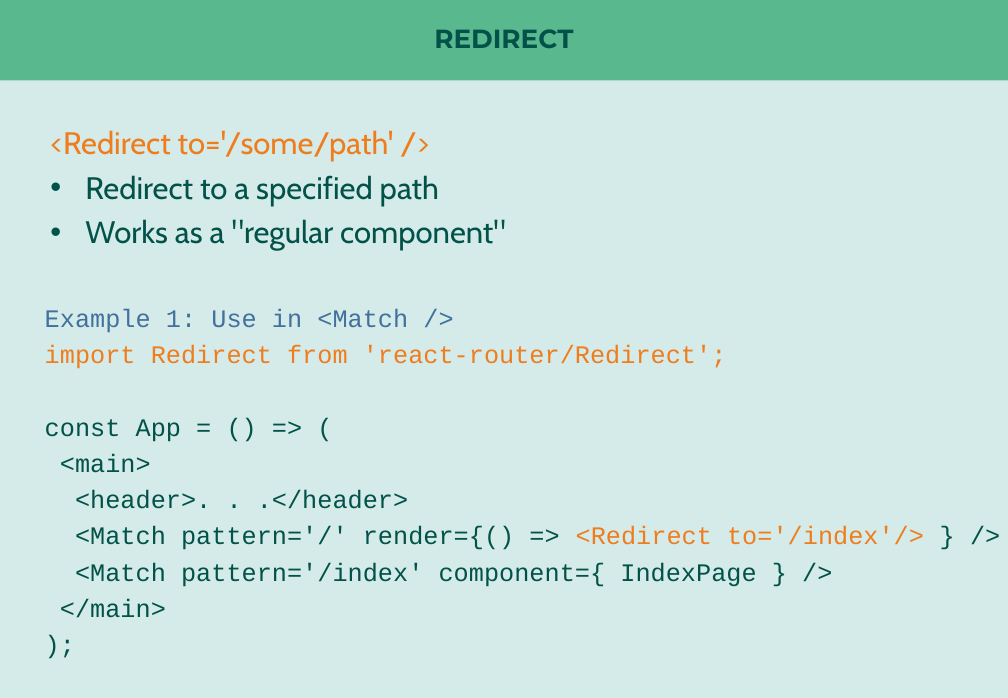
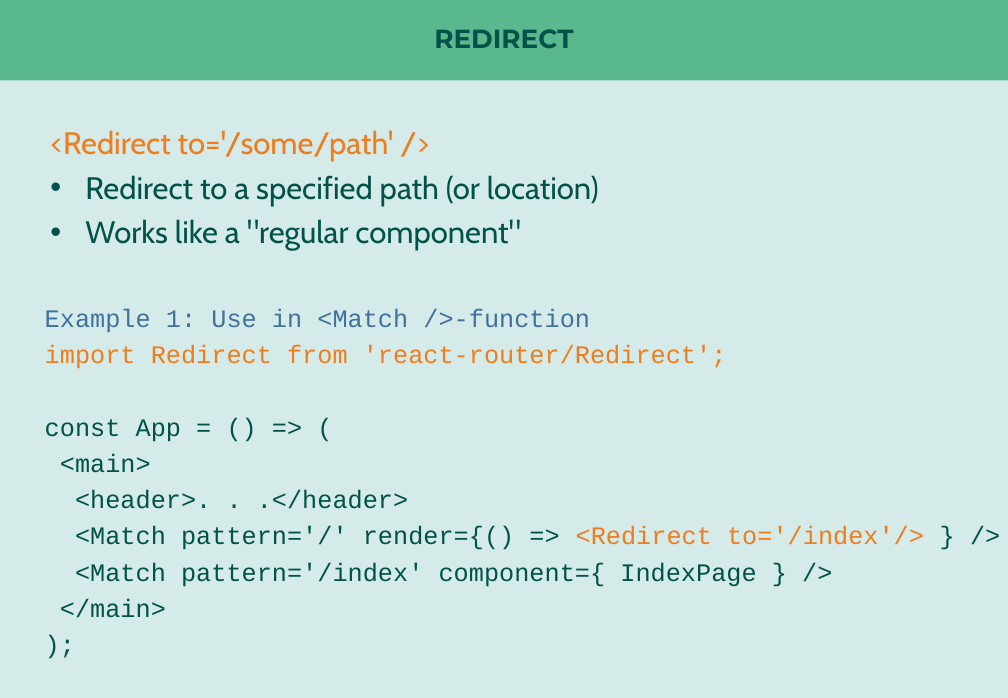
Before and after one commit to nilshartmann/react-rr4-example, a slide deck: slide 15 of react-router-meetup.pptx (slide 14 before the commit). Drawn at 1008x698 pixels with LibreOffice and Linux fonts; fonts in the diff are those of the drawing. Boxes give left, top, right and bottom in pixels: in the first picture for what was removed or moved away, otherwise in the second. Text is boxed around its words. In the diff, an @@ line names an element or a change of style, - is before the commit and + after.

```diff
--- a/react-router-meetup.pptx
+++ b/react-router-meetup.pptx
@@ text at bbox=[85, 175, 599, 251]: text changed @@
-• Redirect to a specified path
-• Works as a "regular component"
+• Redirect to a specified path (or location)
+• Works like a "regular component"
@@ text at bbox=[45, 309, 590, 332]: text changed @@
-Example 1: Use in <Match />
+Example 1: Use in <Match />-function
```
Also in this commit, not shown: 10 other slides changed, 9 slides added, 5 slides removed.
